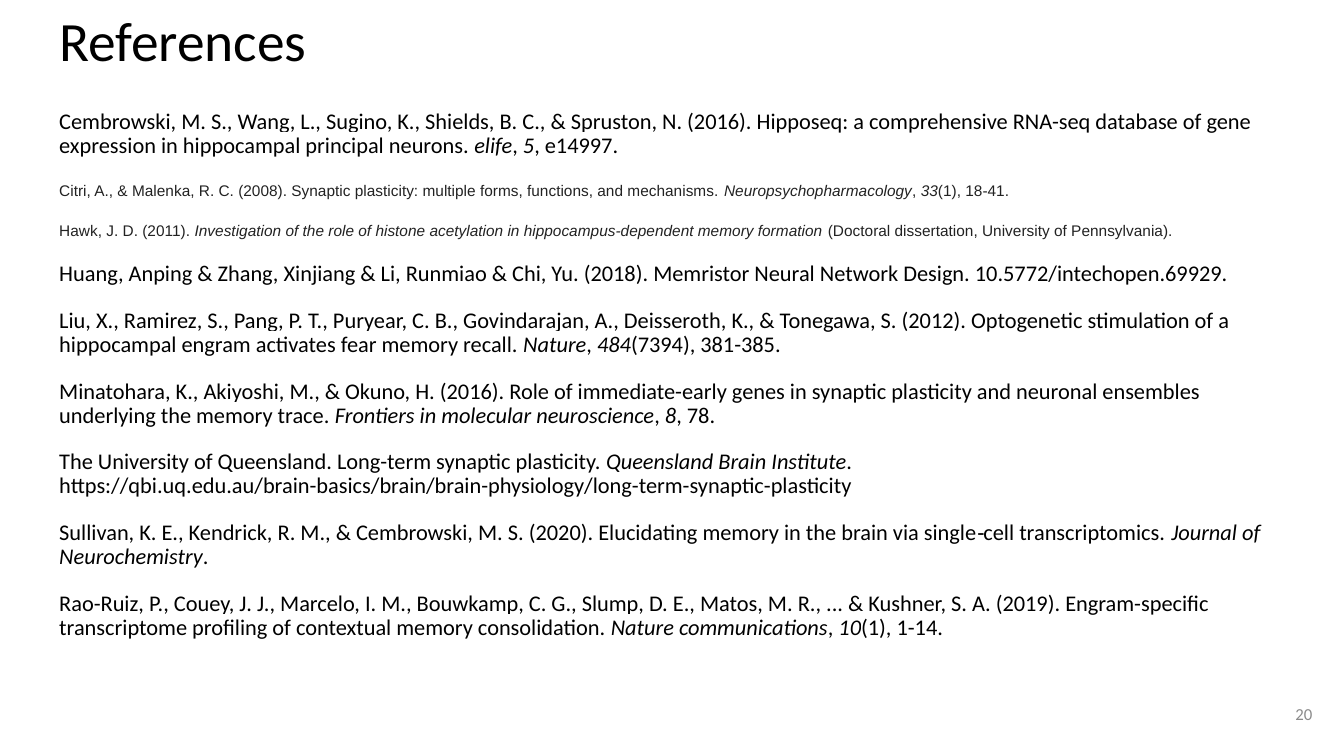
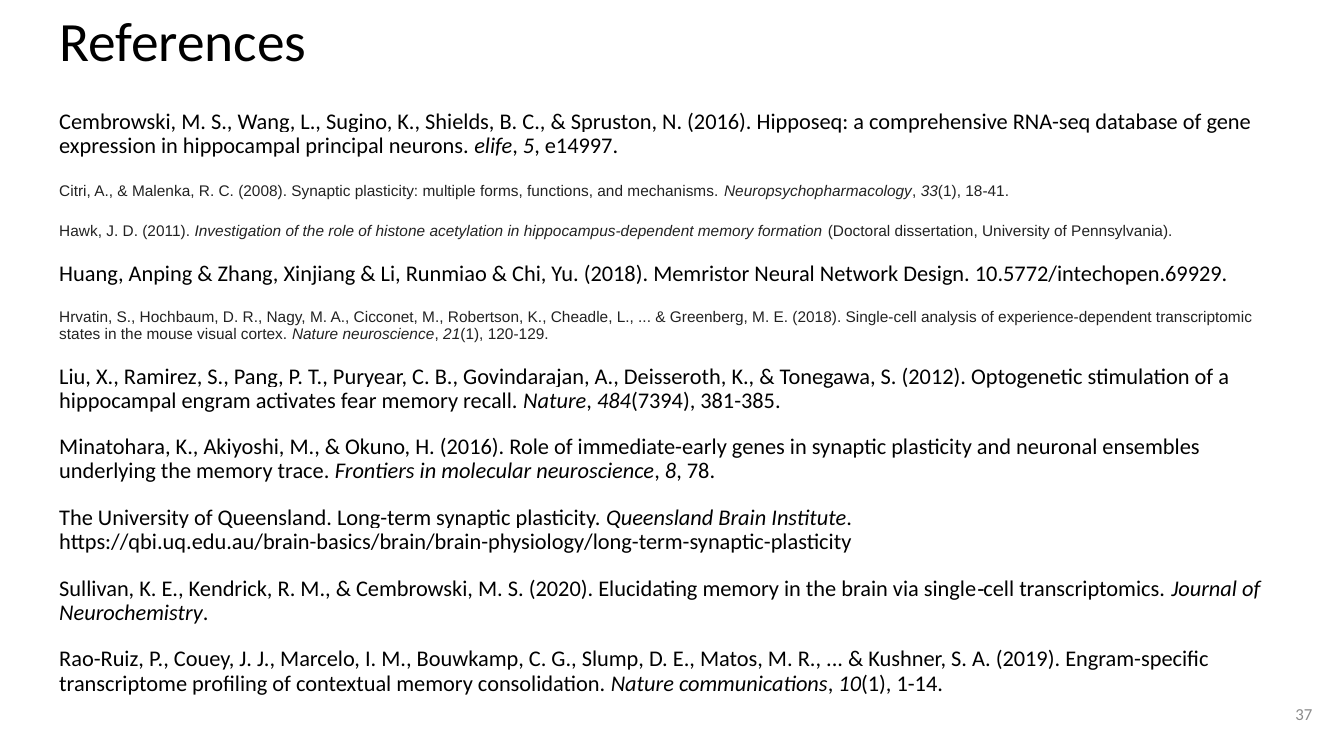
Before and after one commit to AngCamp/PavLabEngrams, a slide deck: slide 37 of ThesisMeetingPresentation.pptx (slide 20 before the commit). Drawn at 1344x756 pixels with LibreOffice and Linux fonts; fonts in the diff are those of the drawing. Boxes give left, top, right and bottom in pixels: in the first picture for what was removed or moved away, otherwise in the second. Text is boxed around its words. In the diff, an @@ line names an element or a change of style, - is before the commit and + after.

```diff
--- a/ThesisMeetingPresentation.pptx
+++ b/ThesisMeetingPresentation.pptx
@@ text at bbox=[59, 311, 1252, 342]: paragraph added @@
+Hrvatin, S., Hochbaum, D. R., Nagy, M. A., Cicconet, M., Robertson, K., Cheadle, L., ... & Greenberg, M. E. (2018). Single-cell analysis of experience-dependent transcriptomic states in the mouse visual cortex. Nature neuroscience, 21(1), 120-129.
@@ page number at bbox=[1295, 709, 1312, 720]: text changed @@
-20
+37
```
Also in this commit, not shown: 8 other slides changed, 24 slides added, 4 slides removed, 7 other files.
